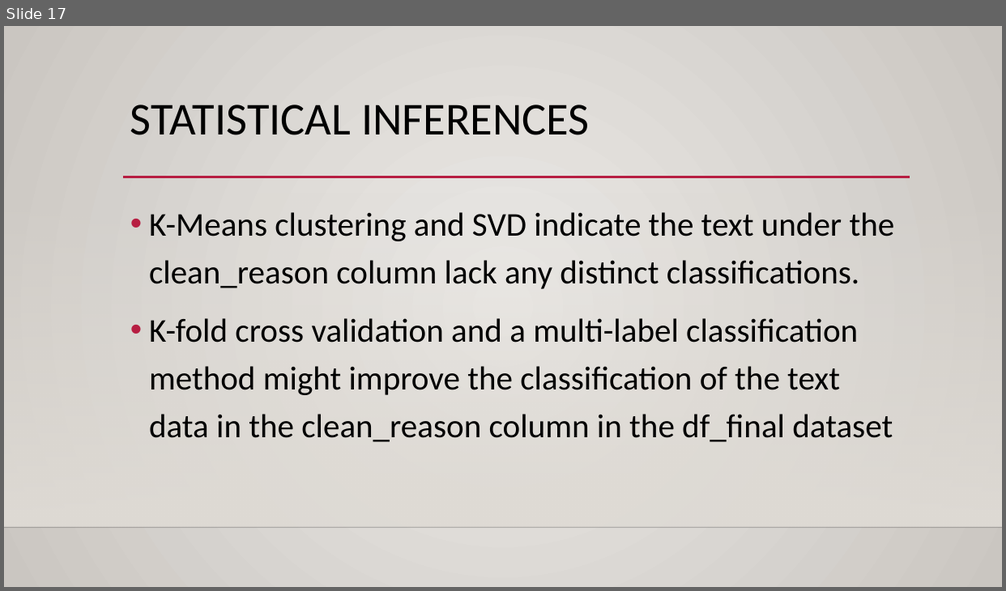
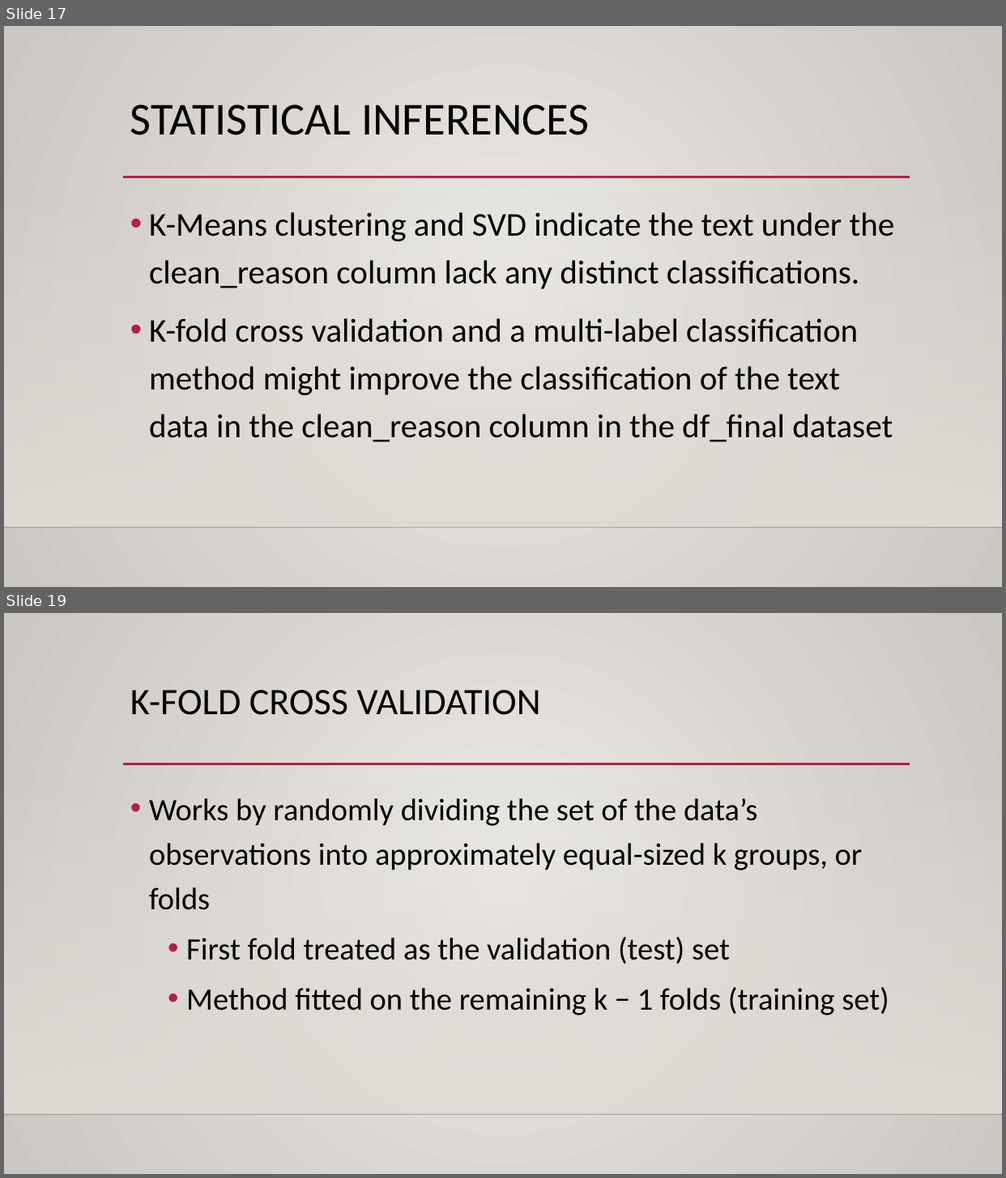
Before and after one commit to mlliu-github/Springboard-Data-Science-Career-Track, a slide deck: Capstone Project 1/Capstone Project 1 Presentation.pptx. Shown one above the other, each under a label of ours: slide 17 before the commit, slides 17 and 19 after it; the slides between them are not shown. The pictures are 1006x591 and 1006x1178 pixels, drawn with LibreOffice and Linux fonts; fonts in the diff are those of the drawing; background and template pictures are left out. Boxes give left, top, right and bottom in pixels: in the first picture for what was removed or moved away, otherwise in the second. Text is boxed around its words. In the diff, an @@ line names an element or a change of style, - is before the commit and + after.

```diff
--- a/Capstone Project 1/Capstone Project 1 Presentation.pptx
+++ b/Capstone Project 1/Capstone Project 1 Presentation.pptx
@@ slide 19 added at bbox=[4, 613, 1002, 1174], background gradient #ECEAE7 to #CAC7C1; not listed: 3 template elements that a slide beside it also shows @@
@@ title added at bbox=[130, 690, 541, 715], 36 pt, text #000000 @@
+K-FOLD CROSS VALIDATION
@@ text added at bbox=[149, 798, 889, 1016], 30 pt, text #000000 @@
+• Works by randomly dividing the set of the data’s observations into approximately equal-sized k groups, or folds
+  • First fold treated as the validation (test) set
+  • Method fitted on the remaining k − 1 folds (training set)
```
Also in this commit, not shown: 19 other slides added.
